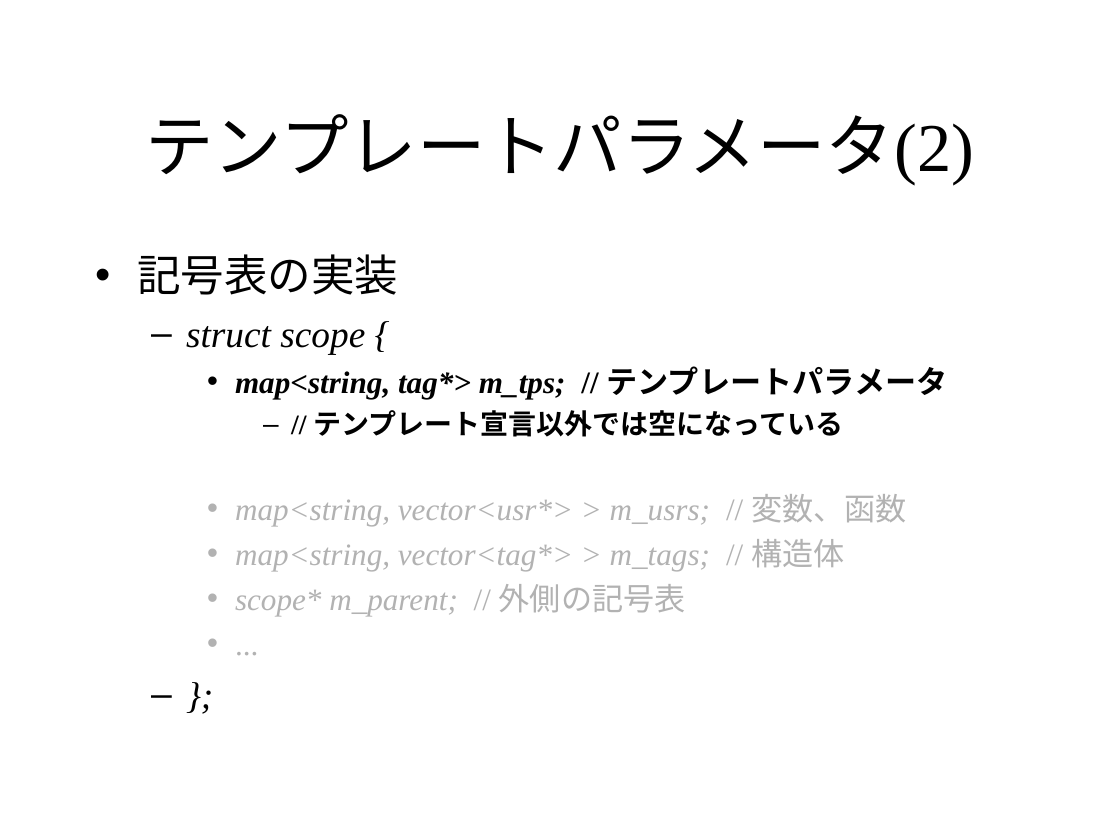
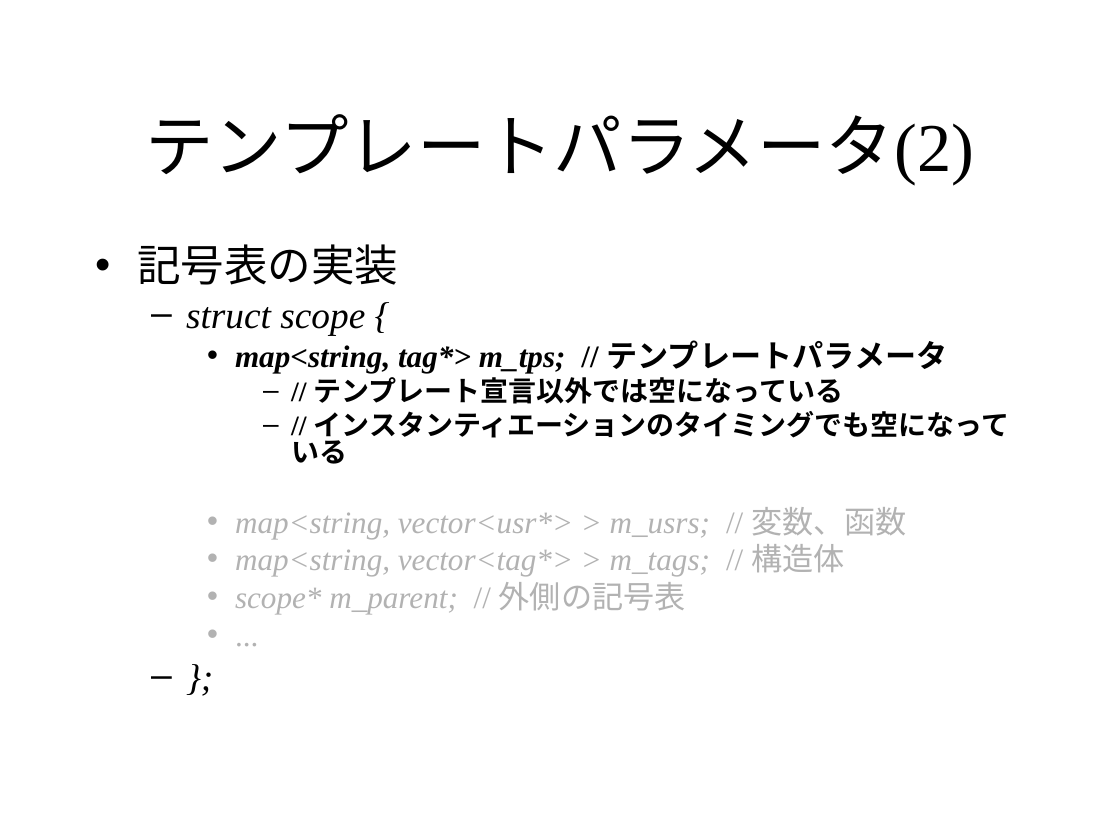
Before and after one commit to KeiHasegawa/cxx_doc, a slide deck: slide 3 of 14_template_parse.ppt. Drawn at 1120x840 pixels with LibreOffice and Linux fonts; fonts in the diff are those of the drawing. Boxes give left, top, right and bottom in pixels: in the first picture for what was removed or moved away, otherwise in the second. Text is boxed around its words. In the diff, an @@ line names an element or a change of style, - is before the commit and + after.

```diff
--- a/14_template_parse.ppt
+++ b/14_template_parse.ppt
@@ text at [137, 244, 948, 614]: line spacing 1 to 0.8 @@
@@ text at [291, 411, 1010, 464]: paragraph added @@
+      – // インスタンティエーションのタイミングでも空になっている
```
Also in this commit, not shown: 2 other slides changed, 3 slides added, 1 other file.
